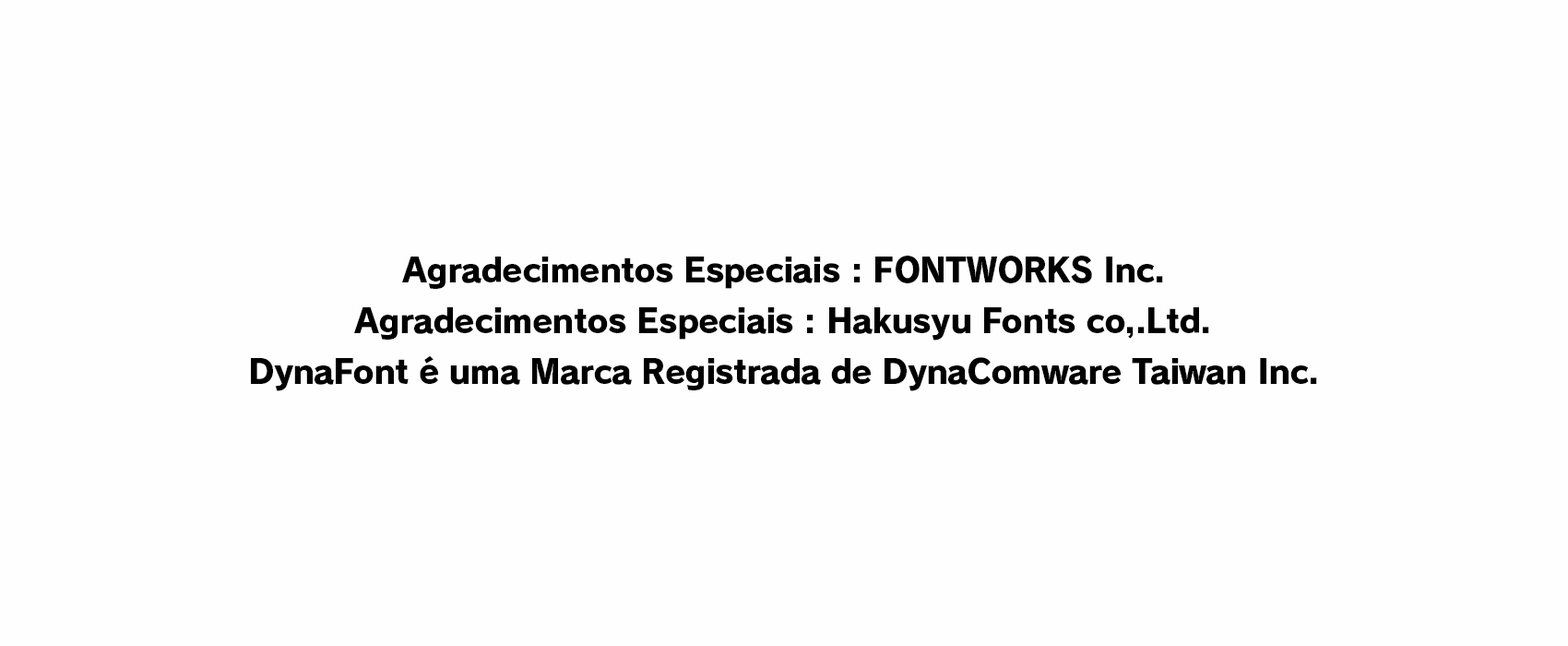
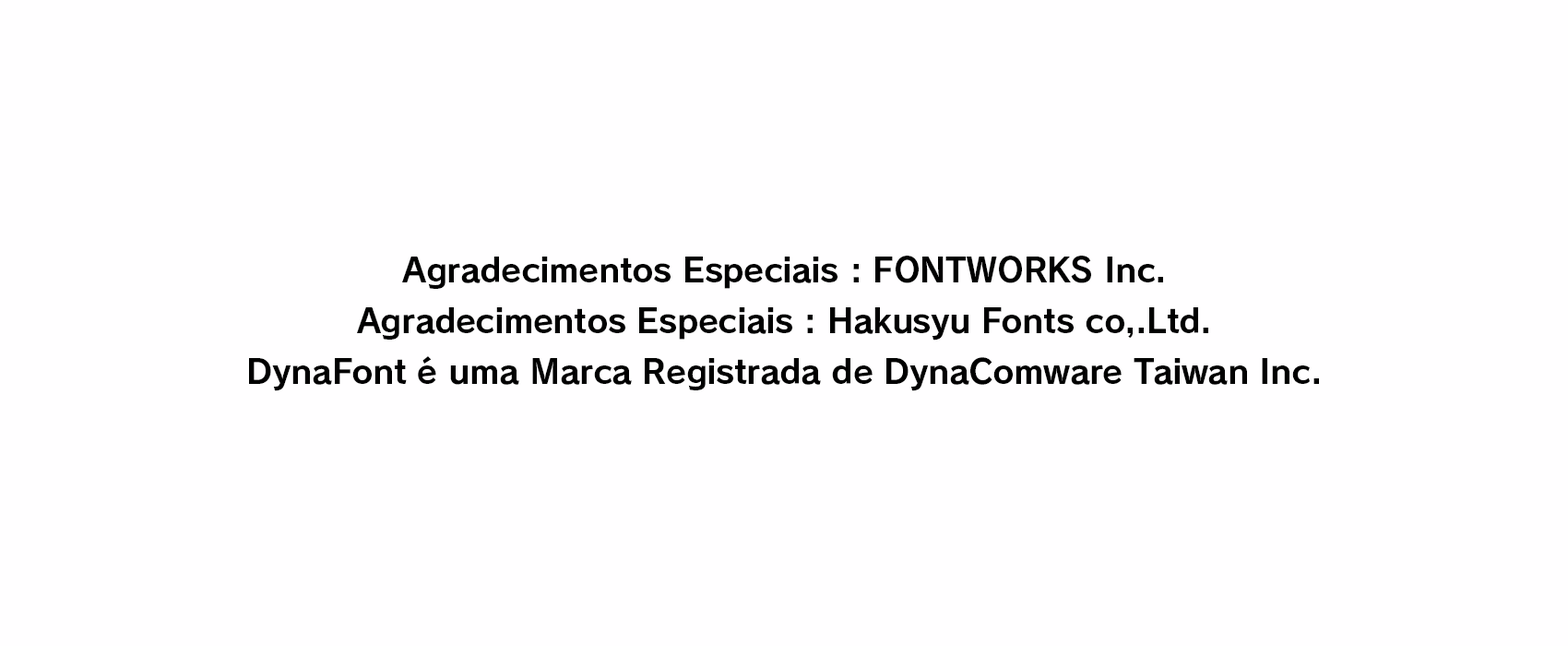
Before/after of a 1568px x 646px layered artwork. What changed in the layer stack:
added group "PT V2" with 1 layers above "ENG V2" over [249, 255, 1319, 392]
added layer "Agradecimentos Especiais : FONTWORKS Inc. Agradecimentos Especi" in group "PT V2" over [249, 255, 1319, 392]
renamed "Agrupar 1 copiar 2" to "PT", hid the group it (3 layers) over [253, 255, 1318, 392]
renamed "Camada 2" to "Clean", painted on it over [249, 255, 1319, 392]
renamed "Camada 1" to "Original", hid it over [249, 255, 1319, 392]
